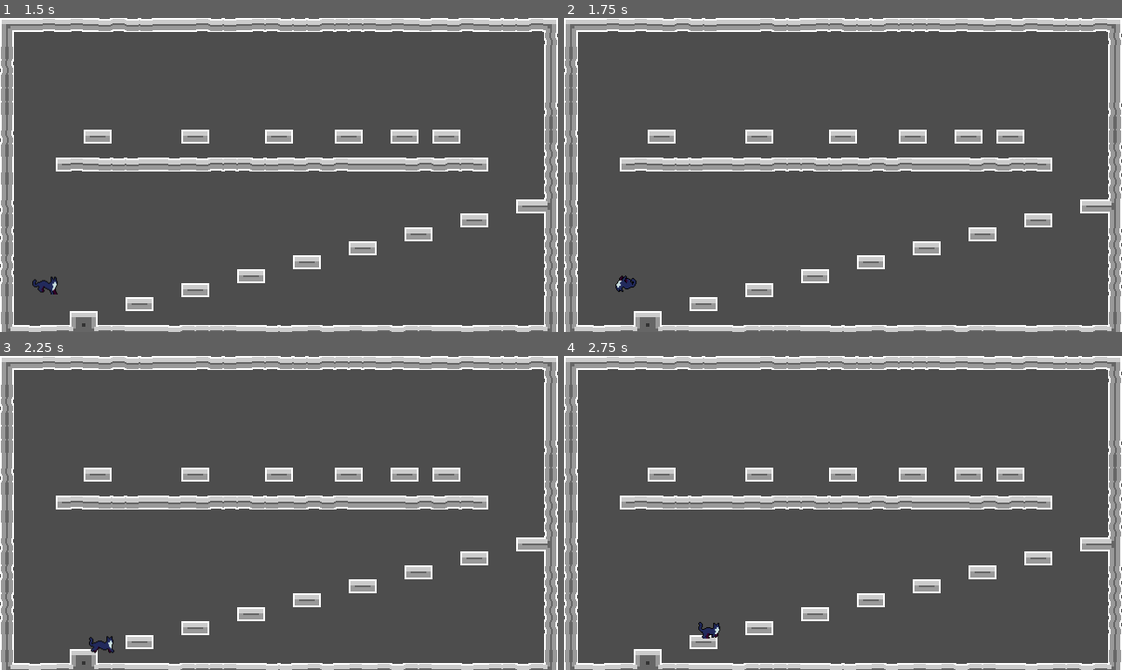
Above: before the commit, frames 1-4 (two rows, left to right).
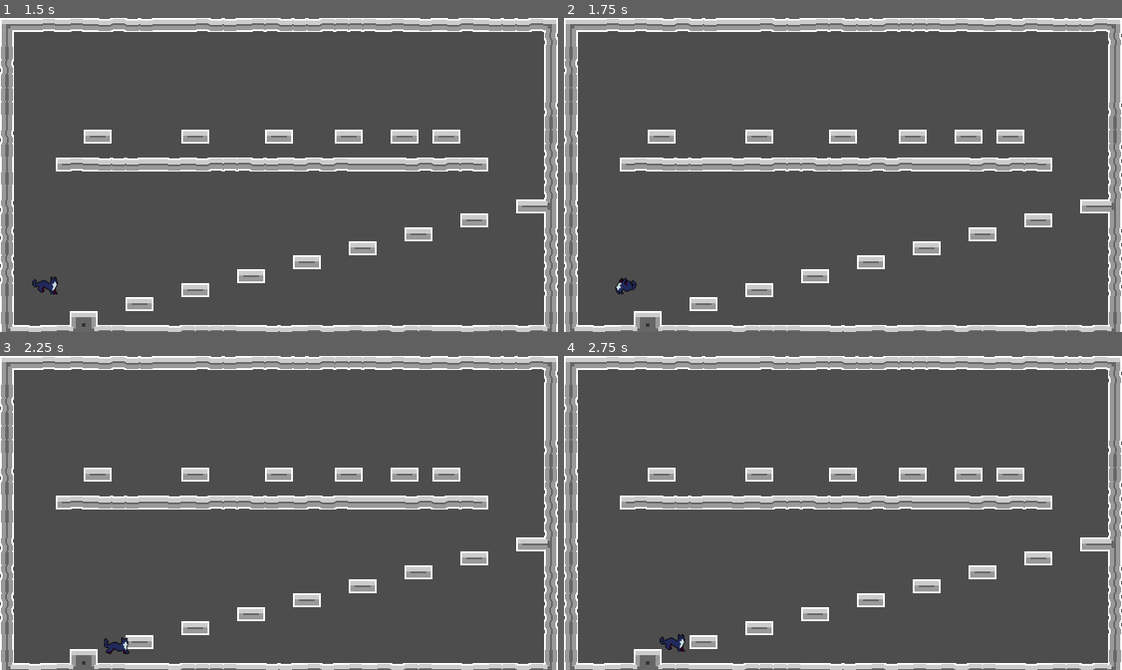
Above: after the commit, the same moments.

Repository: EmperorCookie/groundhogvania
Game: Godot game, scene res://menu/main_menu.tscn
Same seed, same stepped clock (60 frames per second), same inputs: the game is played once before the commit and once after it.
Inputs:
- Up to frame 1 (1.5 s): click "Start" at 0.5 s; hold Right (player_right) from 1.28 s (still down); tap Shift (player_dash) at 1.35 s
- Up to frame 2 (1.75 s): keep holding Right (player_right); tap Space (player_jump) at 1.52 s
- Up to frame 3 (2.25 s): keep holding Right (player_right); tap Shift (player_dash) at 2.1 s
- Up to frame 4 (2.75 s): keep holding Right (player_right); tap Space (player_jump) at 2.27 s

Frame 1 is identical in both runs. In frame 2, 0.1% of the frame differs, in the area x 9-13%, y 81-89%; in frame 3, 0.3%; in frame 4, 0.3%, in the area x 17-28%, y 84-95%.

Commit message:
Added dashing and added air direction control to double jump

Diff:
--- a/player/player.gd
+++ b/player/player.gd
@@ -19,21 +19,23 @@
 
 # Capabilities
 @export_range(0, INF) var jump_count: int = 2
-@export var can_dash: bool = false
+@export var double_jump_and_turn: bool = true
+@export var can_dash: bool = true
 
 # Stats
 @export var weight: float = 1.5
 @export var jump_height: float = 3.2 * GRID
-@export var jump_height_double: float = 3.2 * GRID
+@export var jump_height_double: float = 2.2 * GRID
 @export var jump_height_abort: float = 0.5 * GRID
 @export var speed: float = 6 * GRID
 @export var acceleration: float = 4
 @export var acceleration_air: float = 2
-@export var dash_speed: float = 10 * GRID
-@export var dash_duration: float = 0.8
+@export var dash_speed: float = 14 * GRID
+@export var dash_duration: float = 0.3
 
 # State
 var facing: float = 1
+var dashing: float = 0
 var last_animation: String = "idle"
 var jumps_done: int = 1
 
@@ -69,6 +71,8 @@
 	)
 
 func _physics_process(delta: float):
+	dashing -= delta
+	print_debug(dashing)
 	var turning = handle_player_input(delta)
 	move_and_slide()
 	update_animation(turning, delta)
@@ -109,15 +113,18 @@
 			_velocity.x += direction.x * _acceleration
 			if sign(_velocity.x) == sign(direction.x):
 				facing = 1 if direction.x > 0 else -1
+			else:
+				dashing = 0
 			turning = true if sign(direction.x) != sign(_velocity.x) else false
 			# Speed limit
 			if abs(_velocity.x) > speed:
-				_velocity.x -= sign(velocity.x) * _acceleration
+				_velocity.x -= sign(velocity.x) * _acceleration * (1 if dashing > 0 else 2)
 				if abs(_velocity.x) < speed:
 					_velocity.x = sign(_velocity.x) * speed
 		# Dash before jump so it works even if pressed on the same frame
-		if dash_action == 2:
-			pass # TODO
+		if dash_action == 2 and can_dash:
+			_velocity.x = sign(direction.x) * dash_speed
+			dashing = dash_duration
 		# Jump
 		if jump_action == 2:
 			_velocity.y = -jump_velocity(default_gravity * weight, jump_height)
@@ -135,8 +142,10 @@
 			velocity.y = max(velocity.y - g * 2, TERMINAL_VELOCITY)
 		# Double jump
 		if jump_action == 2 and jumps_done < jump_count:
-			_velocity.y = -jump_velocity(default_gravity * weight, jump_height)
+			_velocity.y = -jump_velocity(default_gravity * weight, jump_height_double)
 			jumps_done += 1
+			if double_jump_and_turn and sign(_velocity.x) != sign(direction.x):
+				_velocity.x = sign(direction.x) * speed
 		# Abort jump
 		if jump_action == -1:
 			var jump_velocity_abort = jump_velocity(default_gravity * weight, jump_height_abort)
@@ -169,17 +178,22 @@
 		animation_player.play(animation)
 		last_animation = animation
 
-func update_animation(turning: bool, _delta: float):
+func update_animation(turning: bool, delta: float):
 	var _velocity: Vector2 = velocity_meter()
 	horizontal_flipper.scale.x = facing
 	if is_on_floor():
 		if velocity.x == 0:
 			play_animation("idle")
 		else:
-			if turning:
-				play_animation("turn")
-			else:
-				play_animation("walk")
+			if dashing > 0:
+				play_animation("dash_start", false)
+			elif last_animation == "dash_start":
+				play_animation("dash_end", false)
+			elif animation_player.current_animation != "dash_end":
+				if turning:
+					play_animation("turn")
+				else:
+					play_animation("walk")
 	else:
 		if _velocity.y < 0:
 			if jumps_done > 1:
--- a/player/player.tscn
+++ b/player/player.tscn
@@ -622,8 +622,8 @@
 [node name="HorizontalFlipper" type="Node2D" parent="."]
 
 [node name="Sprite2D" type="Sprite2D" parent="HorizontalFlipper"]
-texture = ExtResource("6_g6k8r")
-offset = Vector2(0, -6)
+texture = ExtResource("4_qjkh3")
+offset = Vector2(1, -32)
 
 [node name="AnimationPlayer" type="AnimationPlayer" parent="HorizontalFlipper/Sprite2D"]
 libraries = {
